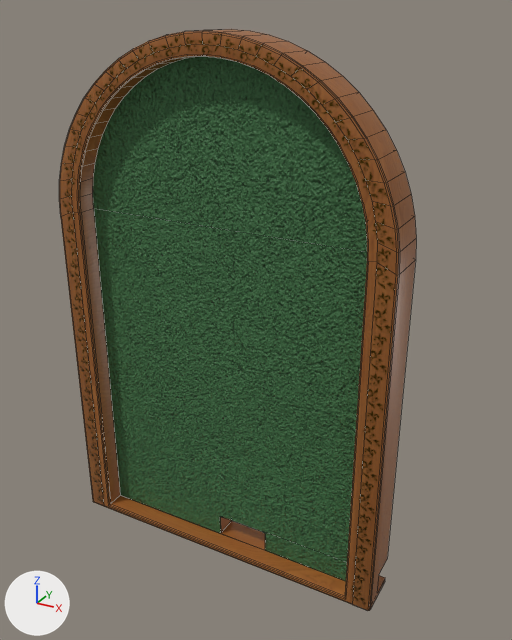
The FBX model Assets/models/PINBALL/1.fbx: old version first, new version second.
Before and after are seen from a 50 mm camera at (2.1, -3.39, 0.73) aimed at (0.21, 0.04, -0.99). Every picture has the same lights, and +X, +Y and +Z are marked at lower left. The older version comes first. Mesh edges are drawn as thin lines. Where no turn or scale is listed for an object, it has been applied to the vertices.

Names of what the first picture shows: '1'.
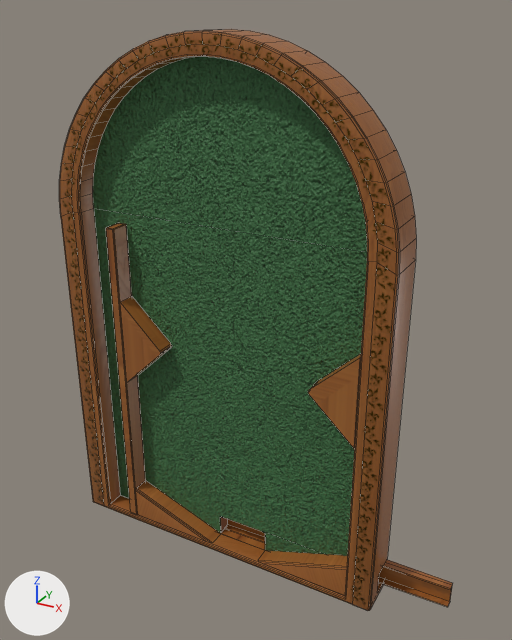
The change in detail:
me_円柱_007 is used by ob_1; location (0.0, 0.0, 0.0).
me_円柱_007 had 380 vertices, 301 faces and spanned x -1.12..1.12, y -0.13..0.15, z -2.72..0.63.
me_円柱_007 now has 496 vertices, 395 faces and spans x -1.12..1.54, y -0.13..0.15, z -2.72..0.63.
me_円柱_007 part 1: a new loose piece of 56 vertices spanning x -0.75..-0.69, y -0.13..0.0, z -2.68..-0.51, in mat_マテリアル_001.
me_円柱_007 part 2: a new loose piece of 16 vertices spanning x -0.05..1.54, y 0.06..0.15, z -2.68..-2.53, in mat_マテリアル_001.
Part 3, on me_円柱_007:
30 vertices are added at x -0.69..0.95, y -0.12..0.0, z -2.68..-0.99.
14 new vertices lie (0.0, 0.12, 0.0) away from vertices in x -0.69..0.95, y -0.12, z -2.68..-0.99.
30 new faces join them, mat_マテリアル_001.
me_円柱_007 part 4: 142 kept faces spanning x -1.12..1.12, y -0.13..0.15, z -2.72..0.63 get new texture (UV) coordinates.

Pixel boxes [x1, y1, x2, y2] of what changed, in the pictures (512 x 640 px):
'1', reshaped (10% wider)
    before: [59, 29, 416, 611]
    after: [59, 29, 453, 611]
part 1 of me_円柱_007, added (brown)
    after: [106, 223, 146, 515]
part 2 of me_円柱_007, added
    after: [225, 519, 453, 607]
part 3 of me_円柱_007, added
    after: [120, 296, 361, 596]
part 4 of me_円柱_007, surface changed
    both: [100, 345, 387, 597]
